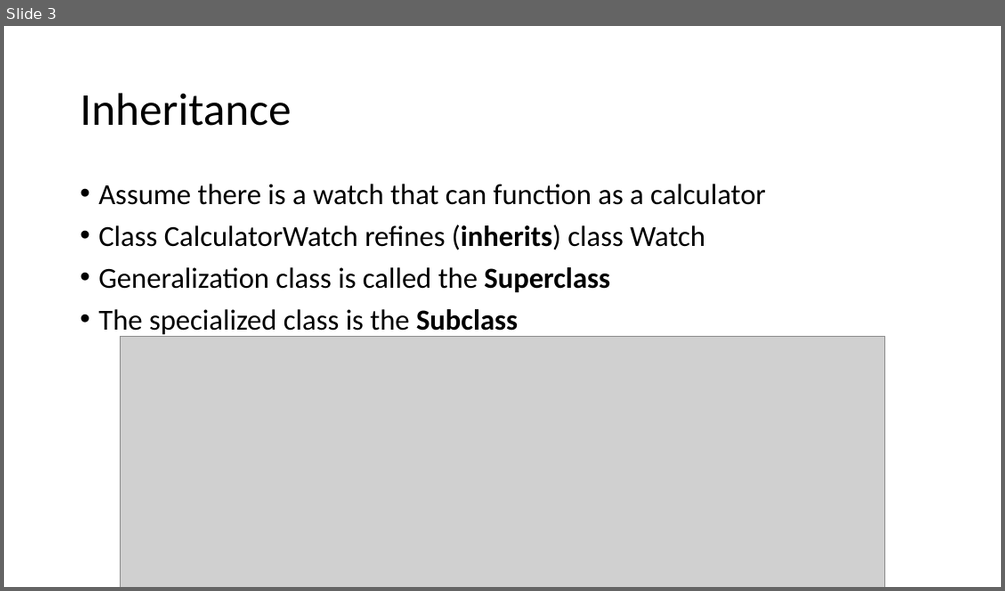
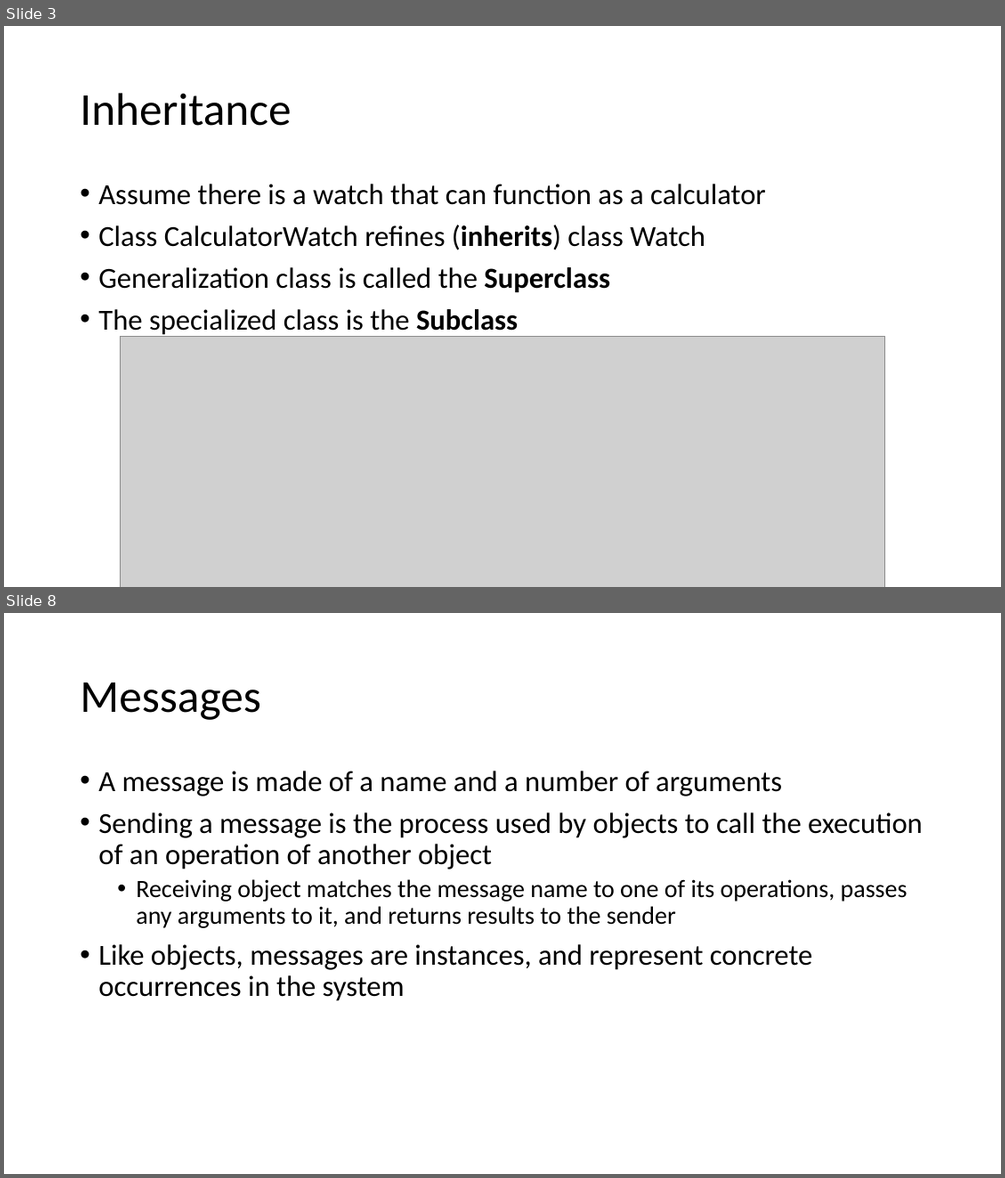
Before and after one commit to KyleRemil/RIS-PACS, a slide deck: SlidesChange/part1.pptx. Shown one above the other, each under a label of ours: slide 3 before the commit, slides 3 and 8 after it; the slides between them are not shown. The pictures are 1005x591 and 1005x1178 pixels, drawn with LibreOffice and Linux fonts; fonts in the diff are those of the drawing; grey boxes stand for pictures. Boxes give left, top, right and bottom in pixels: in the first picture for what was removed or moved away, otherwise in the second. Text is boxed around its words. In the diff, an @@ line names an element or a change of style, - is before the commit and + after.

```diff
--- a/SlidesChange/part1.pptx
+++ b/SlidesChange/part1.pptx
@@ slide 8 added at box(4, 613, 1001, 1174), background #FFFFFF @@
@@ title added at box(80, 682, 260, 720), 44 pt, text #000000 @@
+Messages
@@ text added at box(98, 771, 922, 1001), 28 pt, text #000000 @@
+• A message is made of a name and a number of arguments
+• Sending a message is the process used by objects to call the execution of an operation of another object
+  • Receiving object matches the message name to one of its operations, passes any arguments to it, and returns results to the sender
+• Like objects, messages are instances, and represent concrete occurrences in the system
```
Also in this commit, not shown: 1 slide changed, 4 other slides added.
